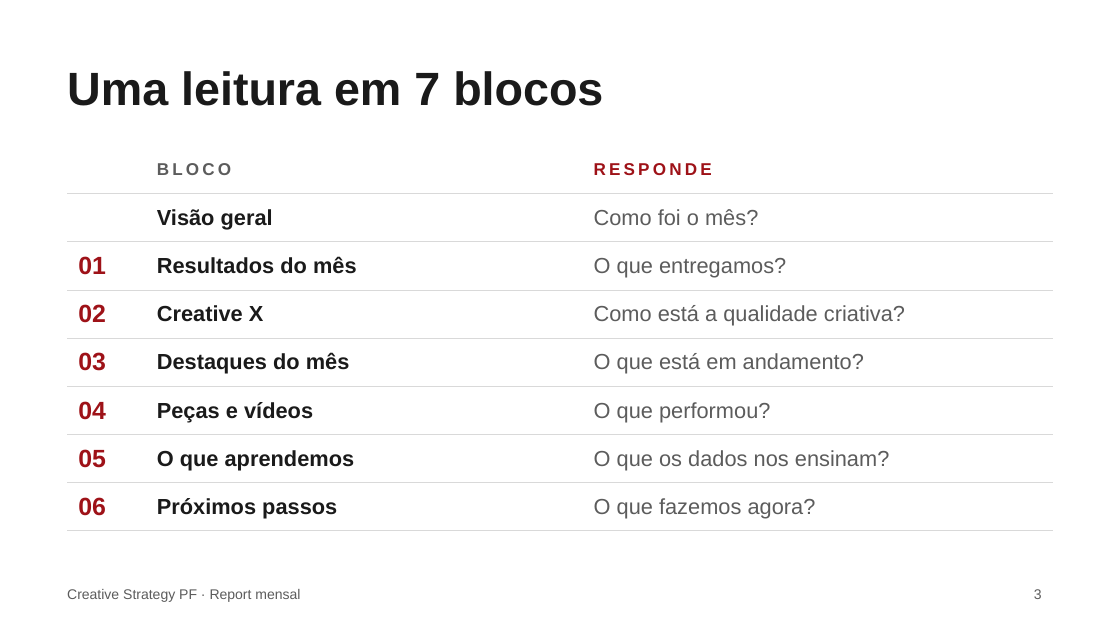
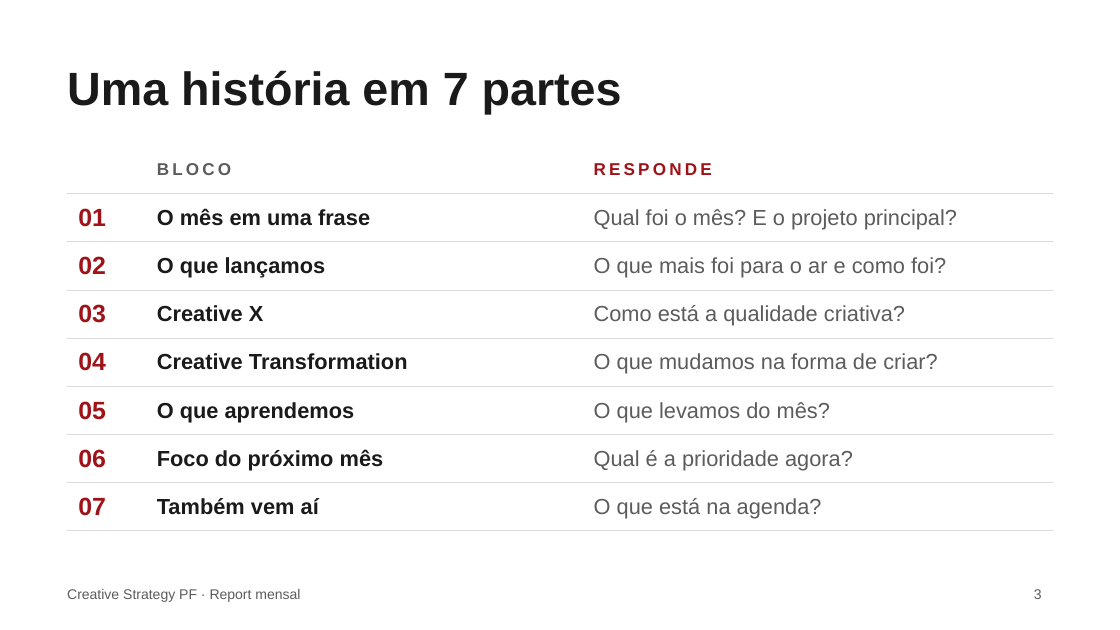
Before and after one commit to fabrizzioriccelli/report_mensal_st, a slide deck: slide 3 of docs/apresentacao-report-mensal.pptx. Drawn at 1120x630 pixels with LibreOffice and Linux fonts; fonts in the diff are those of the drawing. Boxes give left, top, right and bottom in pixels: in the first picture for what was removed or moved away, otherwise in the second. Text is boxed around its words. In the diff, an @@ line names an element or a change of style, - is before the commit and + after.

```diff
--- a/docs/apresentacao-report-mensal.pptx
+++ b/docs/apresentacao-report-mensal.pptx
@@ title at [67, 70, 622, 114]: text changed @@
-Uma leitura em 7 blocos
+Uma história em 7 partes
@@ table at [67, 146, 1053, 523] @@
-row 2:  | Visão geral | Como foi o mês?
+row 2: 01 | O mês em uma frase | Qual foi o mês? E o projeto principal?
-row 3: 01 | Resultados do mês | O que entregamos?
+row 3: 02 | O que lançamos | O que mais foi para o ar e como foi?
-row 4, column 1: 02
+row 4, column 1: 03
-row 5: 03 | Destaques do mês | O que está em andamento?
+row 5: 04 | Creative Transformation | O que mudamos na forma de criar?
-row 6: 04 | Peças e vídeos | O que performou?
+row 6: 05 | O que aprendemos | O que levamos do mês?
-row 7: 05 | O que aprendemos | O que os dados nos ensinam?
+row 7: 06 | Foco do próximo mês | Qual é a prioridade agora?
-row 8: 06 | Próximos passos | O que fazemos agora?
+row 8: 07 | Também vem aí | O que está na agenda?
```
Also in this commit, not shown: 5 other slides changed, 1 slide added, 45 other files.
